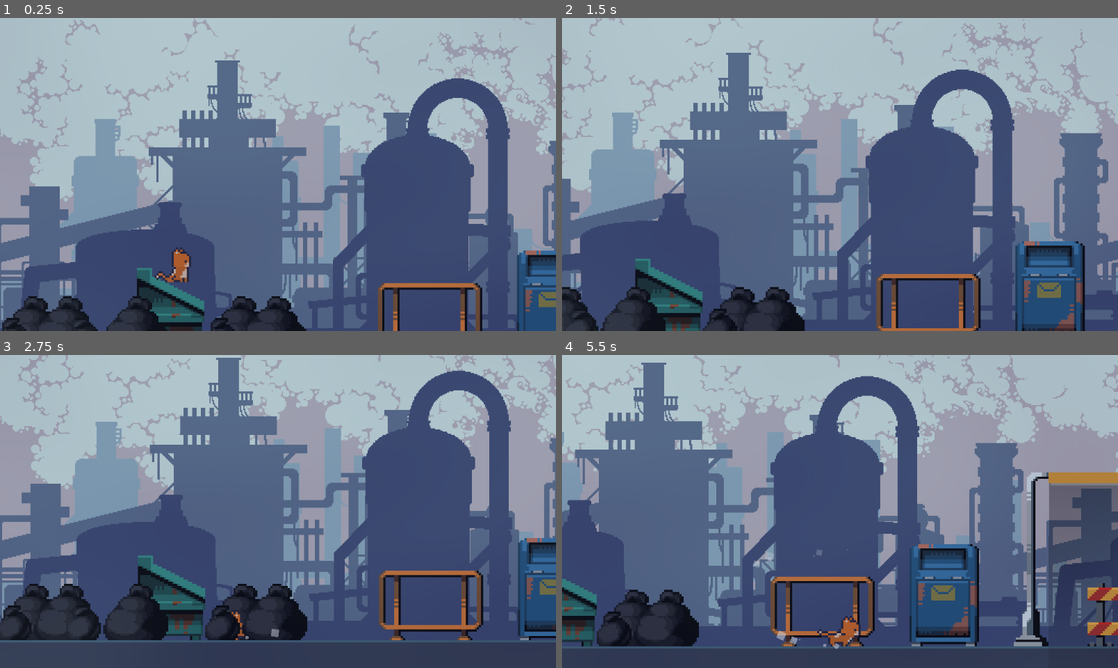
Above: before the commit, frames 1-4 (two rows, left to right).
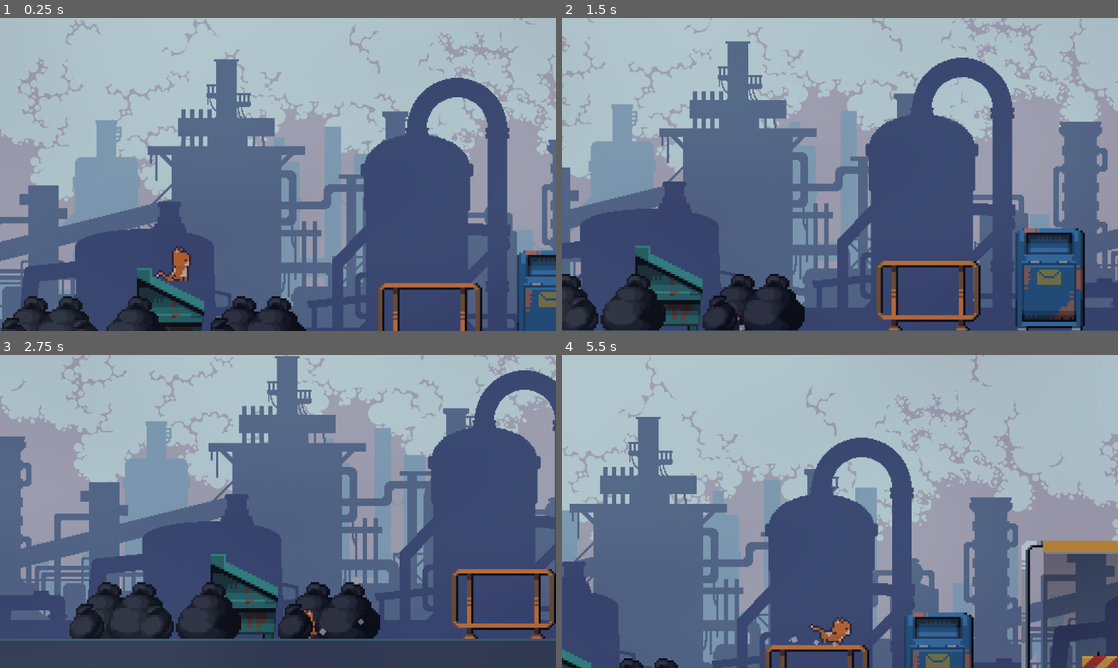
Above: after the commit, the same moments.

Repository: ArgolloTechnology/SISTCA
Game: Godot game, scene res://main.tscn
Two runs of this game, one before a commit and one after it. Both use one fixed random seed, a clock stepped at 60 frames per second and the inputs below.
Inputs:
- Up to frame 1 (0.25 s): no input
- Up to frame 2 (1.5 s): tap Enter (ui_accept) at 0.5, 0.77 s; hold Right (ui_right) from 0.53 s (still down)
- Up to frame 3 (2.75 s): tap Enter (ui_accept) at 1.52 s; release Right (ui_right) at 2.03 s; hold Left (ui_left) from 2.03 s (still down)
- Up to frame 4 (5.5 s): release Left (ui_left) at 2.78 s; hold Right (ui_right) 2.78-4.28 s; tap Enter (ui_accept) at 3.02, 3.77, 4.52 s; hold Left (ui_left) 4.28-5.03 s; hold Right (ui_right) from 5.03 s (still down)

The runs differ from the first frame. In frame 1, 4.0% of the frame differs, in the area x 0-100%, y 0-100%; in frame 2, 25%; in frame 3, 53%, in the area x 0-100%, y 0-92%; in frame 4, 52%.

Commit message:
pequenos ajustes

Diff:
--- a/stray-2d/camera_2d.gd
+++ b/stray-2d/camera_2d.gd
@@ -20,6 +20,6 @@
 
 	# Interpola suavemente o offset em direção ao alvo
 	if offset.x != target_offset:
-		offset.x = lerp(offset.x, target_offset, .75 * delta)  # Aumente o valor para uma transição mais rápida
+		offset.x = lerp(offset.x, target_offset, 2 * delta)  # Aumente o valor para uma transição mais rápida
 
 	lastPos = global_position.x
--- a/stray-2d/main.tscn
+++ b/stray-2d/main.tscn
@@ -16,19 +16,14 @@
 texture = ExtResource("4_7mycd")
 0:0/0 = 0
 0:0/0/physics_layer_0/polygon_0/points = PackedVector2Array(-8, -8, 8, -8, 8, 8, -8, 8)
-0:0/0/physics_layer_0/polygon_0/one_way = true
 1:0/0 = 0
 1:0/0/physics_layer_0/polygon_0/points = PackedVector2Array(-8, -8, 8, -8, 8, 8, -8, 8)
-1:0/0/physics_layer_0/polygon_0/one_way = true
 2:0/0 = 0
 2:0/0/physics_layer_0/polygon_0/points = PackedVector2Array(-8, -8, 8, -8, 8, 8, -8, 8)
-2:0/0/physics_layer_0/polygon_0/one_way = true
 3:0/0 = 0
 3:0/0/physics_layer_0/polygon_0/points = PackedVector2Array(-8, -8, 8, -8, 8, 8, -8, 8)
-3:0/0/physics_layer_0/polygon_0/one_way = true
 4:0/0 = 0
 4:0/0/physics_layer_0/polygon_0/points = PackedVector2Array(-8, -8, 8, -8, 8, 8, -8, 8)
-4:0/0/physics_layer_0/polygon_0/one_way = true
 5:0/0 = 0
 6:0/0 = 0
 7:0/0 = 0
@@ -340,9 +335,9 @@
 6:1/0 = 0
 7:1/0 = 0
 0:2/0 = 0
-0:2/0/physics_layer_0/polygon_0/points = PackedVector2Array(-8, -8, 8, -8, 8, 8, -8, 8)
+0:2/0/physics_layer_0/polygon_0/points = PackedVector2Array(-8, -5, -5.03432, -7, 8, -7, 8, 8, -8, 8)
 1:2/0 = 0
-1:2/0/physics_layer_0/polygon_0/points = PackedVector2Array(-8, -8, 8, -8, 8, 8, -8, 8)
+1:2/0/physics_layer_0/polygon_0/points = PackedVector2Array(8, -5, 5.03432, -7, -8, -7, -8, 8, 8, 8)
 2:2/0 = 0
 3:2/0 = 0
 4:2/0 = 0
@@ -394,10 +389,10 @@
 5:7/0 = 0
 6:7/0 = 0
 0:8/0 = 0
-0:8/0/physics_layer_0/polygon_0/points = PackedVector2Array(-8, -8, 8, -8, 8, 8, -8, 8)
+0:8/0/physics_layer_0/polygon_0/points = PackedVector2Array(-7, -8, 8, -8, 8, 8, -7, 8)
 1:8/0 = 0
 2:8/0 = 0
-2:8/0/physics_layer_0/polygon_0/points = PackedVector2Array(-8, -8, 8, -8, 8, 8, -8, 8)
+2:8/0/physics_layer_0/polygon_0/points = PackedVector2Array(-8, -8, 7, -8, 7, 8, -8, 8)
 3:8/0 = 0
 4:8/0 = 0
 5:8/0 = 0
--- a/stray-2d/player.gd
+++ b/stray-2d/player.gd
@@ -8,7 +8,7 @@
 @onready var scratch: GPUParticles2D = $scratch
 
 const SPEED = 50
-const JUMP_VELOCITY = -300.0
+const JUMP_VELOCITY = -275.0
 const RUN_MULTIPLIER = 2
 
 var can_walk = false
@@ -50,7 +50,7 @@
 	if direction and can_walk:
 		if is_on_wall():
 			#print("parede")
-			if not scratching:
+			if not scratching and not jumping and velocity.y == 0:
 				movement = "wall sup"
 				scratching = true
 				moveParticle.emitting = false
@@ -65,6 +65,7 @@
 				movement = "walk"
 				moveParticle.amount = 4
 			scratching = false
+			scratch.emitting = false
 		anim.flip_h = direction < 0
 		if not jumping and is_on_floor():
 			if not scratching:
--- a/stray-2d/project.godot
+++ b/stray-2d/project.godot
@@ -62,3 +62,4 @@
 [rendering]
 
 textures/canvas_textures/default_texture_filter=0
+2d/snap/snap_2d_transforms_to_pixel=true
